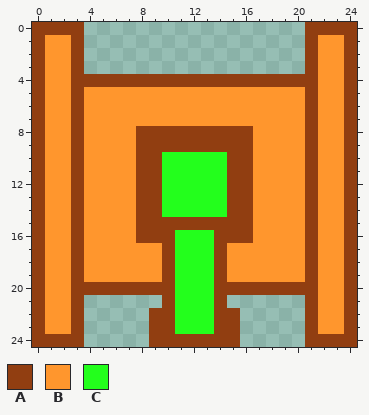
Two states of a pixel-art sprite, Tanks/images/tank1.png. Above is the file before it was changed.
The file is 25x25 pixels.
Palette (. is transparent): A #913e11  B #ff962d  C #23ff1c
Pixels before, first column x 0:
 0 AAAA.................AAAA
 1 ABBA.................ABBA
 2 ABBA.................ABBA
 3 ABBA.................ABBA
 4 ABBAAAAAAAAAAAAAAAAAAABBA
 5 ABBABBBBBBBBBBBBBBBBBABBA
 6 ABBABBBBBBBBBBBBBBBBBABBA
 7 ABBABBBBBBBBBBBBBBBBBABBA
 8 ABBABBBBAAAAAAAAABBBBABBA
 9 ABBABBBBAAAAAAAAABBBBABBA
10 ABBABBBBAACCCCCAABBBBABBA
11 ABBABBBBAACCCCCAABBBBABBA
12 ABBABBBBAACCCCCAABBBBABBA
13 ABBABBBBAACCCCCAABBBBABBA
14 ABBABBBBAACCCCCAABBBBABBA
15 ABBABBBBAAAAAAAAABBBBABBA
16 ABBABBBBAAACCCAAABBBBABBA
17 ABBABBBBBBACCCABBBBBBABBA
18 ABBABBBBBBACCCABBBBBBABBA
19 ABBABBBBBBACCCABBBBBBABBA
20 ABBAAAAAAAACCCAAAAAAAABBA
21 ABBA......ACCCA......ABBA
22 ABBA.....AACCCAA.....ABBA
23 ABBA.....AACCCAA.....ABBA
24 AAAA.....AAAAAAA.....AAAA
New version:
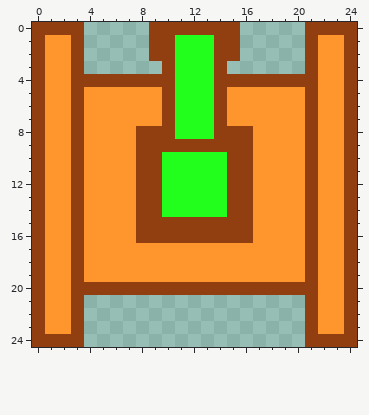
Difference:
y 0: x 9..15 ....... -> AAAAAAA
y 1..2: x 9..15 ....... -> AACCCAA
y 3: x 10..14 ..... -> ACCCA
y 4: x 11..13 AAA -> CCC
y 5..7: x 10..14 BBBBB -> ACCCA
y 8: x 11..13 AAA -> CCC
y 16: x 11..13 CCC -> AAA
y 17..19: x 10..14 ACCCA -> BBBBB
y 20: x 11..13 CCC -> AAA
y 21: x 10..14 ACCCA -> .....
y 22..23: x 9..15 AACCCAA -> .......
y 24: x 9..15 AAAAAAA -> .......
Where, in picture pixels (left, top, right, bottom), the same in both pictures:
changed: (149, 22, 240, 139)
changed: (149, 230, 240, 347)
